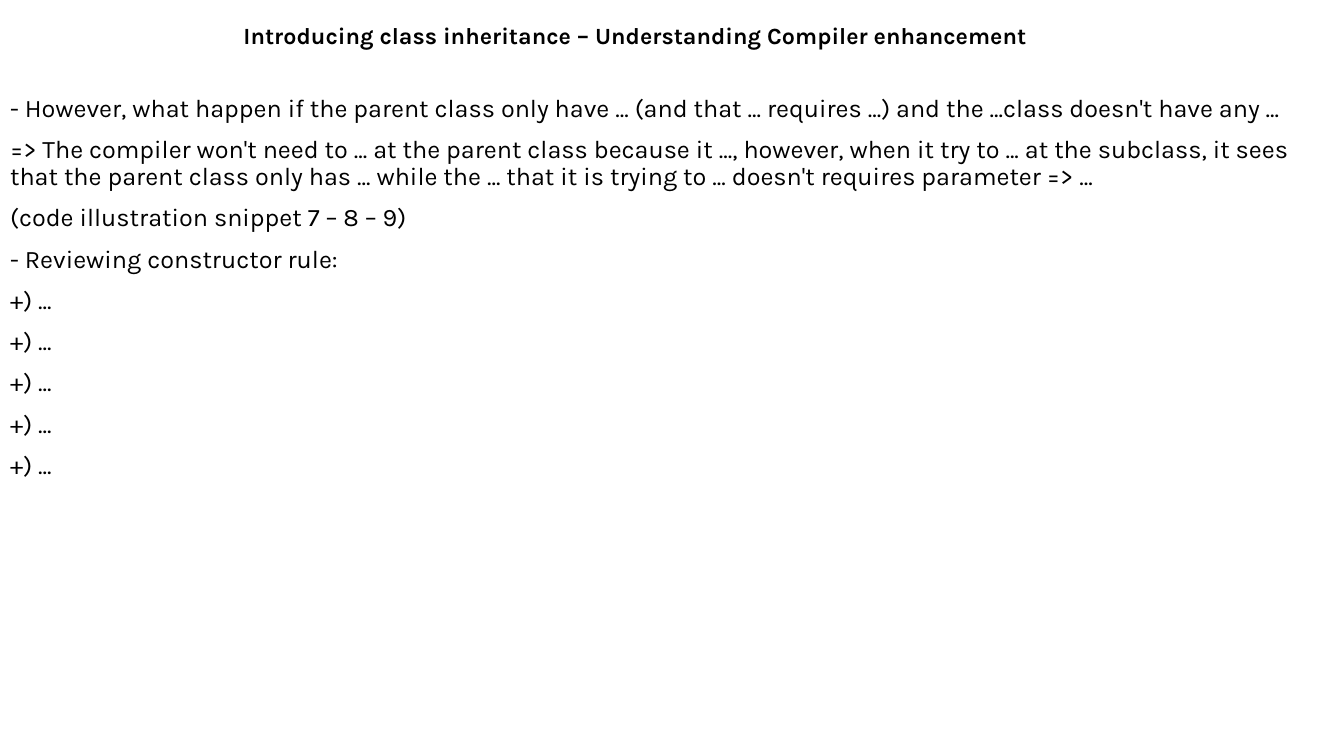
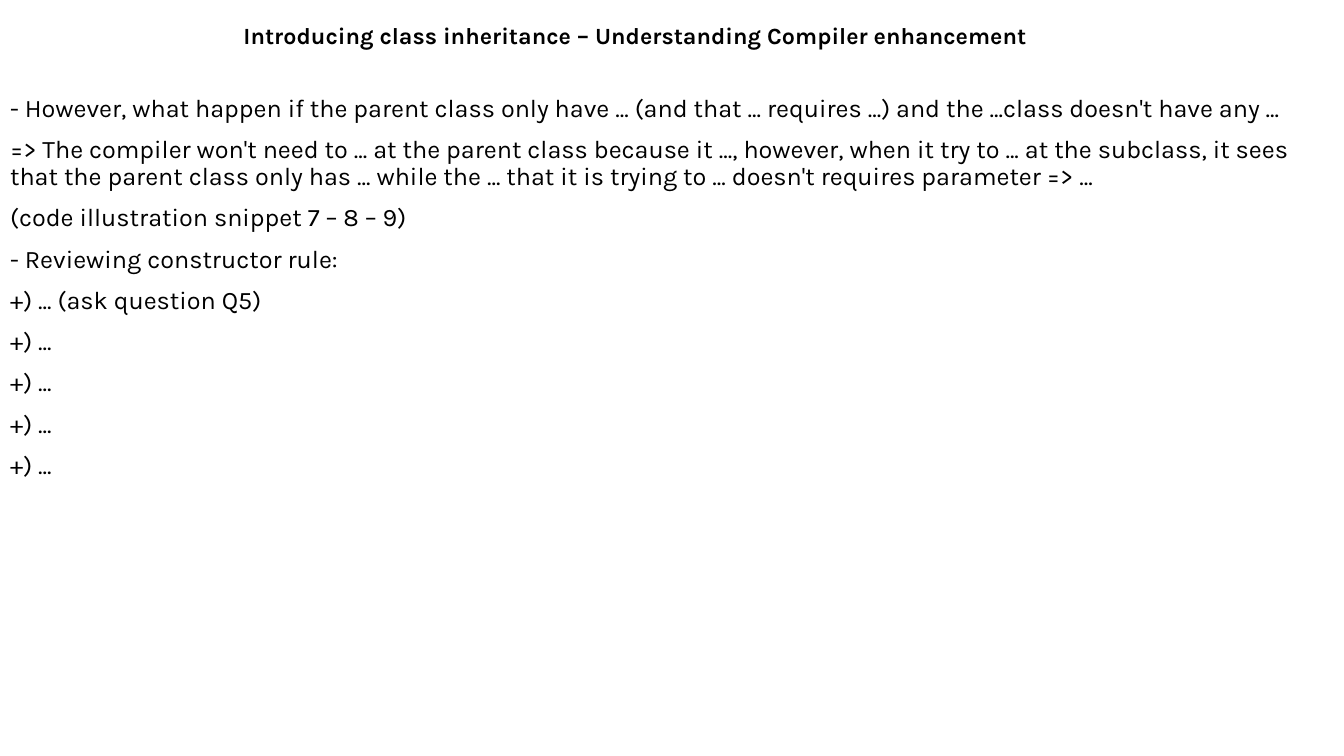
Before and after one commit to MaiDinhVinh/CS-Java, a slide deck: slide 11 of self-study resources/J8SE1/Chapter 5 - Class Design.pptx. Drawn at 1344x756 pixels with LibreOffice and Linux fonts; fonts in the diff are those of the drawing. Boxes give left, top, right and bottom in pixels: in the first picture for what was removed or moved away, otherwise in the second. Text is boxed around its words. In the diff, an @@ line names an element or a change of style, - is before the commit and + after.

```diff
--- a/self-study resources/J8SE1/Chapter 5 - Class Design.pptx
+++ b/self-study resources/J8SE1/Chapter 5 - Class Design.pptx
@@ text at [10, 99, 1288, 315]: paragraph removed @@
-+) ...
@@ text at [58, 291, 262, 315]: paragraph added @@
++) ... (ask question Q5)
```
Also in this commit, not shown: 4 slides added.
